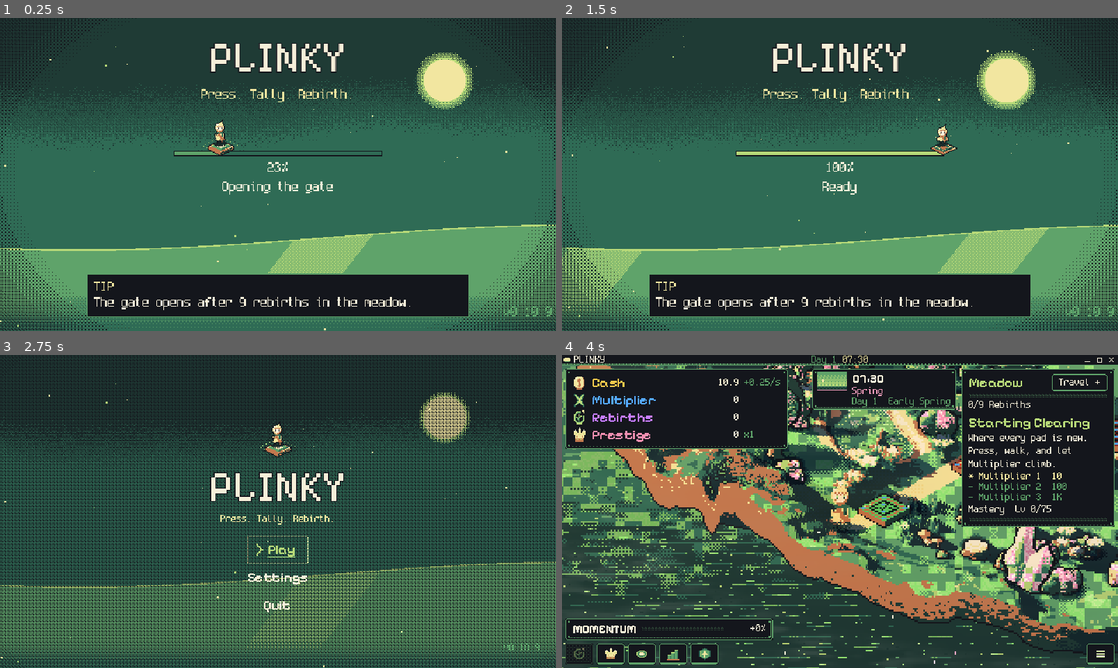
Above: before the commit, frames 1-4 (two rows, left to right).
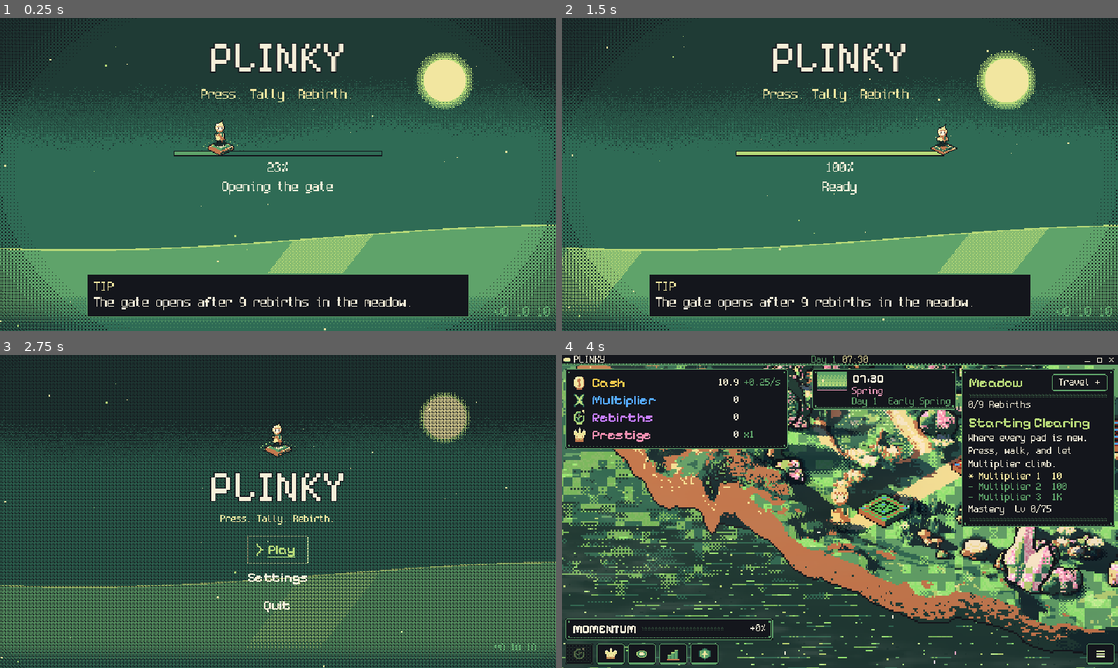
Above: after the commit, the same moments.

Repository: FreezingShock/Plinky
Game: Godot game, scene res://boot/boot.tscn
The game is run twice, just before and just after one commit, with the same random seed, the same clock (stepped at 60 frames per second) and the same inputs.
Inputs (mouse positions are in pixels of both pictures, inside the frame that each line leads up to):
- Up to frame 1 (0.25 s): no input
- Up to frame 2 (1.5 s): tap Enter (ui_accept) at 0.5, 0.77, 1.07 s; move the mouse to (962, 158) at 0.52 s; hold D 0.53-1.25 s; tap Space at 0.6 s; click (962, 158) at 0.67 s; drag from (728, 190) to (812, 237) at 1.27 s
- Up to frame 3 (2.75 s): move the mouse to (333, 442) at 2.02 s; hold D from 2.03 s (still down); tap 2 at 2.1 s
- Up to frame 4 (4 s): release D at 2.75 s; click (840, 549) at 2.75 s; click "Skip tips" at 3.5 s

The runs differ from the first frame. In frame 1, less than 0.1% of the frame differs, in the area x 89-100%, y 92-96%; in frame 2, less than 0.1%; in frame 3, less than 0.1%; in frame 4, less than 0.1%.

Commit message:
Night tint and lantern glow: fully smooth, no step dither
Co-Authored-By: Claude Sonnet 5.5 <noreply@anthropic.com>
Claude-Session: https://claude.ai/code/session_01Pmx9dS5Y4SYwdq4ZJpRtSw

Diff:
--- a/core/build_info.gd
+++ b/core/build_info.gd
@@ -3,7 +3,7 @@
 ## Single source of truth for the game version (docs/versioning.md). Shown on the boot screen and the Update Log, stamped on feedback notes. Keep in step with the
 ## export presets' file_version / short_version and the release tag.
 
-const VERSION: String = "0.10.9"
+const VERSION: String = "0.10.10"
 
 const CHANGELOG_PATH: String = "res://CHANGELOG.md"
 
--- a/render/shaders/day_night.gdshader
+++ b/render/shaders/day_night.gdshader
@@ -7,8 +7,8 @@
 // Light and shade over the meadow. Every texel is either left alone or multiplied by one of a few tints,
 // chosen by the 4x4 Bayer matrix in world texels, so the result is dither, never a smooth blend (art bible
 // sections 2 and 4). Uniforms are densities 0..1 set by SkyCycle.
-//  - night: one solid cool tint over the whole frame. Only where it thins (the edge of a light pool, dusk and dawn)
-//    does it step through one intermediate tint by Bayer, so night reads as a calm tone, never as a checkerboard.
+//  - night: one smooth cool tint over the whole frame. Where it thins (the edge of a light pool, dusk and dawn)
+//    it is a smooth gradient, so night reads as a calm tone, never as a checkerboard or a grid.
 //  - grade: the time-of-day colour grade (peach at sunrise, gold in the afternoon, orange and magenta at dusk).
 //  - rain: cool grey.
 //  - lights: pools around lanterns, shrine, gate, pads and the walker. Inside a pool the night shade thins out
@@ -52,26 +52,13 @@
 	}
 	pool = clamp(pool * pool_strength, 0.0, 1.0);
 	vec3 m = vec3(1.0);
-	// night: a solid cool multiply. The tint ladder is clear, soft, full; a texel sits on one rung, or dithers
-	// between two neighbours while the dark is changing (pool edges, dusk, dawn), and the neighbours are close.
+	// night: a smooth, solid cool multiply that thins toward the light pools. No dither at all: a pool edge or dusk
+	// is a soft gradient over many world texels, so it reads as light, never as a grid.
 	float dk = clamp(night * (1.0 - pool) / 0.8, 0.0, 1.0);
-	float lv = dk * 2.0;
-	float lo = floor(lv);
-	float rung = lo + ((thr < fract(lv)) ? 1.0 : 0.0);
-	if (rung > 1.5) {
-		m *= mix(vec3(1.0), night_tint, 0.62);
-	} else if (rung > 0.5) {
-		m *= mix(vec3(1.0), night_tint, 0.3);
-	}
-	// warm cast inside a pool, on the same kind of ladder so the lantern is a clean glow, not a noisy blob
-	float wk = clamp(pool * (0.35 + 0.65 * night) * 2.2, 0.0, 1.0) * ((pool > 0.1) ? 1.0 : 0.0);
-	float wl = wk * 2.0;
-	float wr = floor(wl) + (((1.0 - thr) < fract(wl)) ? 1.0 : 0.0);
-	if (wr > 1.5) {
-		m *= mix(vec3(1.0), pool_tint, 0.8);
-	} else if (wr > 0.5) {
-		m *= mix(vec3(1.0), pool_tint, 0.4);
-	}
+	m *= mix(vec3(1.0), night_tint, 0.62 * dk);
+	// warm cast inside a pool, smooth the same way, so a lantern is a clean glow
+	float wk = clamp(pool * (0.35 + 0.65 * night) * 2.2, 0.0, 1.0) * smoothstep(0.05, 0.2, pool);
+	m *= mix(vec3(1.0), pool_tint, 0.8 * wk);
 	// the time-of-day grade and rain are solid tints: a smooth change over hours, never a screen-wide pattern
 	m *= mix(vec3(1.0), grade_col, clamp(grade_amount, 0.0, 1.0));
 	m *= mix(vec3(1.0), rain_tint, clamp(rain * 0.5, 0.0, 1.0));
Not shown, changed: export_presets.cfg
Not shown, changed: CHANGELOG.md
Not shown, changed: docs/decisions.md
